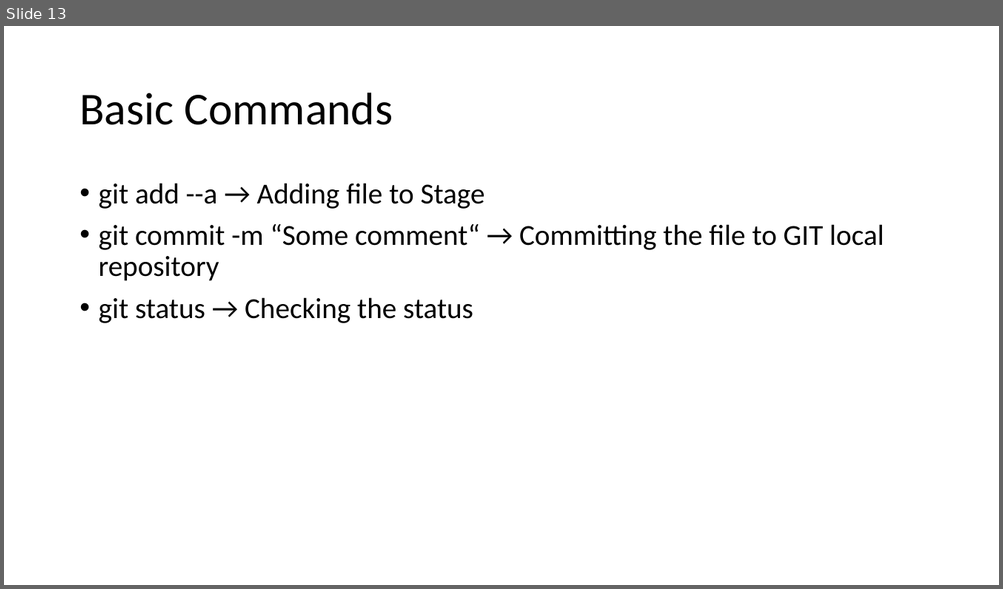
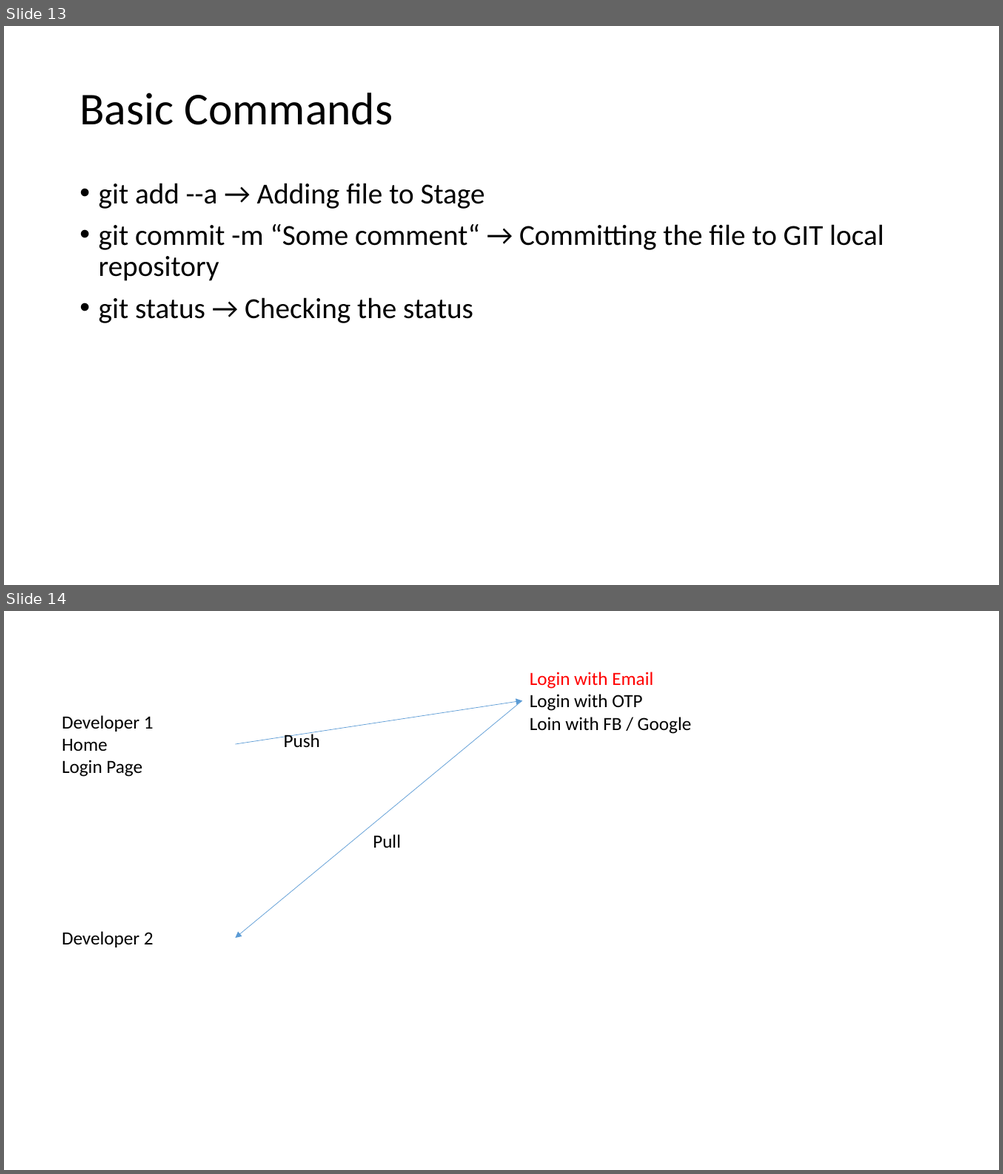
Before and after one commit to ankushvankore/GitDemos_0325, a slide deck: GitHub & Jenkins.pptx. Shown one above the other, each under a label of ours: slide 13 before the commit, slides 13 and 14 after it. The pictures are 1003x589 and 1003x1174 pixels, drawn with LibreOffice and Linux fonts; fonts in the diff are those of the drawing. Boxes give left, top, right and bottom in pixels: in the first picture for what was removed or moved away, otherwise in the second. Text is boxed around its words. In the diff, an @@ line names an element or a change of style, - is before the commit and + after.

```diff
--- a/GitHub & Jenkins.pptx
+++ b/GitHub & Jenkins.pptx
@@ slide 14 added at (4, 611, 999, 1170), background #FFFFFF @@
@@ text added at (529, 672, 691, 734), 18 pt, text #000000 @@
+Login with Email
+Login with OTP
+Loin with FB / Google
@@ text added at (62, 715, 153, 777), 18 pt, text #000000 @@
+Developer 1
+Home
+Login Page
@@ arrow added from (236, 744) to (522, 701), #5B9BD5 0.5 pt @@
@@ arrow added from (522, 701) to (236, 939), #5B9BD5 0.5 pt @@
@@ text added at (284, 732, 320, 748), 18 pt, text #000000 @@
+Push
@@ text added at (373, 834, 401, 848), 18 pt, text #000000 @@
+Pull
@@ text added at (62, 931, 153, 948), 18 pt, text #000000 @@
+Developer 2
```
Also in this commit, not shown: 1 other file.
